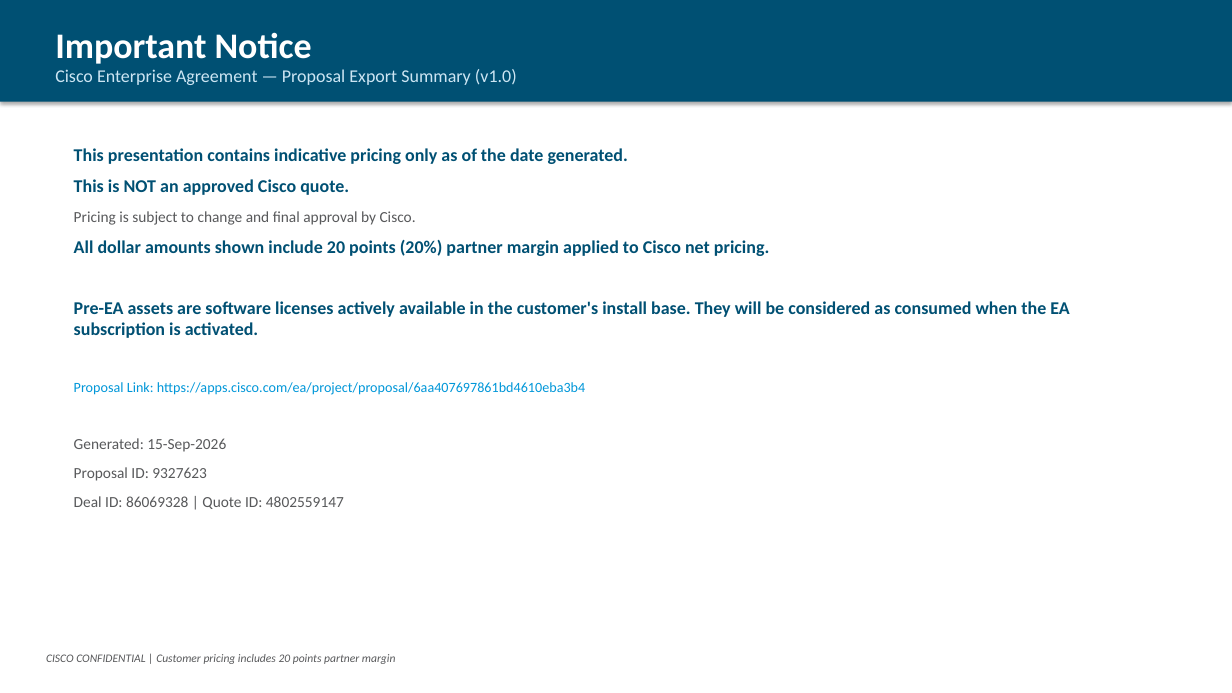
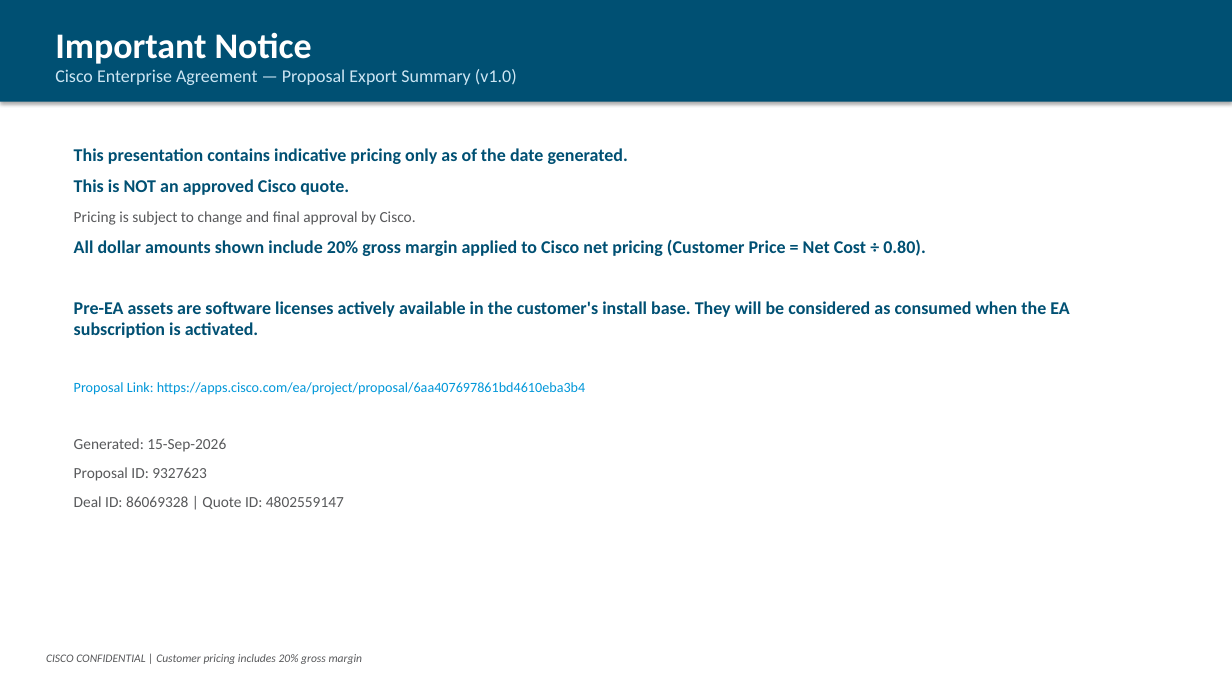
Before and after one commit to chchilds/cxvx, a slide deck: slide 8 of output/HALIFAX_HEALTH_CARE_SYSTEMS_INC_EA_Proposal_9327623.pptx. Drawn at 1232x693 pixels with LibreOffice and Linux fonts; fonts in the diff are those of the drawing. Boxes give left, top, right and bottom in pixels: in the first picture for what was removed or moved away, otherwise in the second. Text is boxed around its words. In the diff, an @@ line names an element or a change of style, - is before the commit and + after.

```diff
--- a/output/HALIFAX_HEALTH_CARE_SYSTEMS_INC_EA_Proposal_9327623.pptx
+++ b/output/HALIFAX_HEALTH_CARE_SYSTEMS_INC_EA_Proposal_9327623.pptx
@@ text at <box>74,240,926,256</box>: text changed @@
-All dollar amounts shown include 20 points (20%) partner margin applied to Cisco net pricing.
+All dollar amounts shown include 20% gross margin applied to Cisco net pricing (Customer Price = Net Cost ÷ 0.80).
@@ text at <box>46,654,363,664</box>: text changed @@
-CISCO CONFIDENTIAL | Customer pricing includes 20 points partner margin
+CISCO CONFIDENTIAL | Customer pricing includes 20% gross margin
```
Also in this commit, not shown: 7 other slides changed.
